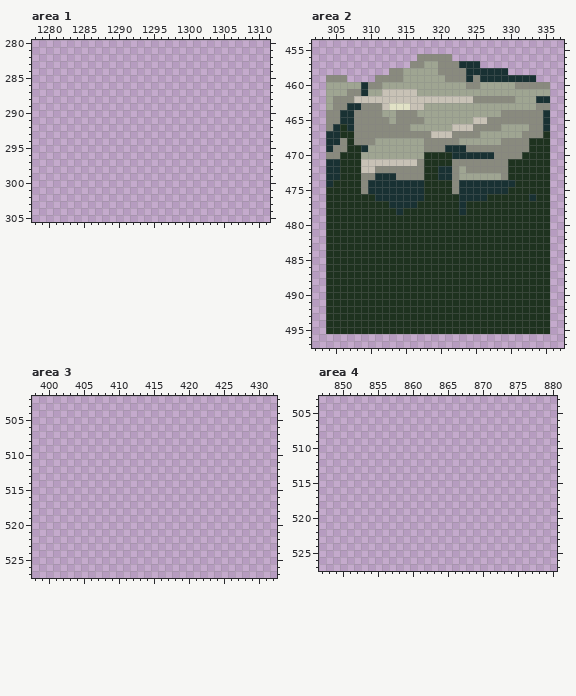
Edited in one commit: pixel-art file (Aseprite/Enviroment/Stages/Light_forest/tileset/bg_fixed.aseprite). That is the earlier state.
1951x528 pixels, 1 frame. Colours within 5 levels of each other are drawn and written as one. Shown: area 1: x 1278..1311, y 280..305; area 2: x 302..337, y 454..497; area 3: x 398..432, y 502..527; area 4: x 847..880, y 503..527. The commit also changed other parts of the picture, which this record leaves out.
The same view after the edit:
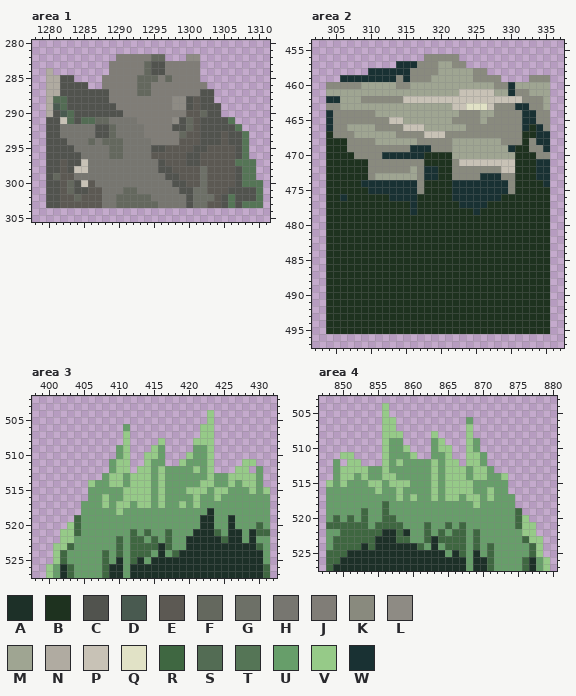
Palette (. is transparent): A #1d3028  B #1e321f  C #51534e  D #495a50  E #5c5953  F #64685e  G #6d7067  H #777670  J #807d77  K #898a7e  L #8e8b84  M #9fa592  N #b0aba1  P #c8c2b6  Q #e1e2c6  R #3f6741  S #536c54  T #557556  U #679e6a  V #96ca88  W #193133
The edit:
Changed rows in their new state; - is an unchanged pixel.
Area 1:
first column x 1280:
282 ----------JJJJJFF---LL---------
283 ---------JJJJJFCCJJJJJ---------
284 N--------JJJJJFCCJJJJJ---------
285 NNCC----JJJJJFFFJFJJJJ---------
286 NNCCCC--JJJJJFFJJJJJJJJ--------
287 NNCCCCCCCJJJJFFJJJJJJJCC-------
288 NSSCCCCCCJJJJJJJJJLLCECC-------
289 NDSCCCCCCCJJJJJJJJLLCECCC------
290 NCDSCCCCCCCJJJJJJJJJEEFCC------
291 CCPSCSSFFHHHHJJJJJLCFECCCCT----
292 CCHHHHHCCFHHHHJJJJCCFECCCCCT---
293 CCHHHHHCCFHHHHJJJJJFEECCCECCT--
294 CCCHHHFHFFFHHHHJJJJEEECCCECCT--
295 CCCCHHHHHFFHHHHCCEEEECCEEEECT--
296 CCCCCHHHHFFHHHHEEEEECCEEEEECT--
297 CCECCPHHHHHHHHHHCEEECCEEEEETTT-
298 CCECPPHHHHHHHHHHCCEEEEGEEEECTT-
299 CFEEHHHHHHHHHHHHHCCEEEGEEEECTT-
300 CCEFCPEHHHHHHHHHHHCCEEGEEEECTTT
301 CCEFCCEEHHHFFHHHHHHCCGGEEECCCCT
302 CCEEFEEEHHFFFFFHHHHHCGGGECTCCCT
303 CCEEEEEEHHFFFFFFHHHHCGGEECTCTTT
Area 2:
first column x 304:
456 -------------.----K-------------
457 ----------WWW-KKMM-K..----------
458 ------WWWWWWKKKKMMMMMKK...------
459 ..WWWWWWWW-WKKK--MMMM-KKK....KKK
460 KKKKKMMM--KK--------MM--KKWMMMMM
461 ---MMM--MMMMM------PPPPP--WKK---
462 WWMMMKKKKKK----------PPPPPPPKKKM
463 K-MMMMMMMMMMMM----PPQQQPKKKWWK-M
464 W-KK---M--MMM------KKK--K---WW-K
465 W-KK-----PPMMM----KKKKM-----WW-K
466 WKKMMMM----PPP----MMK----KKKWBWK
467 BKKKMMMMMM----P--K----KKKKKKBBWW
468 BBBK---------K----M---------BKWW
469 BBBKKKKKKKKKWWW--KMMMMMMMMWBBKKW
470 BB--KKKKWWWWWW----MMMMMMMMMB--KK
471 BB---BKKKKKKK------PPPPPPPP---WW
472 BB---BK-----M-WWBB-K-----PP---WW
473 BB---B-MMMMMM-WWBB-KKKWWW-K---WW
474 B----W-------K----W-------K----W
475 -----B-------K----W-------K-----
476 --W----BB----B----W----WW----B--
477 ---------BBB--------WWW---------
478 ----------B-W------B-W----------
Area 3:
first column x 400:
504 -----------------------V--------
505 -----------------------V--------
506 -----------U----------VV--------
507 -----------V----------VV--------
508 -----------V----V----VVV--------
509 ----------UV---VU----UUV--------
510 ----------UV--VVU---VUUV--------
511 ---------UVV--VUU--VUUUV----VV--
512 ---------UVV-VVUVUUUUVUV---VV-U-
513 --------UVVUVVVUVUUUUUUVUUVVVVU-
514 ------VUUVVUVVVUVUUUUUVVUUVUVVU-
515 ------UUUUUVVVVUVUUUVVVUVVUUUVUV
516 ------UUVUUVVVVUVUUUUVUUVUUUUUUU
517 -----UUUVUVVUVVUVUUVUVUUUUUUUUUU
518 -----UUUUUVUUUUUUUUUUUUAUUUUUUUU
519 ----RUUUUUUUUUUUUUUUUUAAUUAUUUUU
520 ---VRUUUUUUUUUUUUUUUUUAAUUAUUURU
521 --VVRUUUUUUURURUURUUUAAARUAAUARR
522 --VVUUUUUURURRURURUUAAAAARAAUAUU
523 -VVRUUUUUURURRRRARUUAAAAAAAAAARU
524 -VRUUUUURURURRRUAURAAAAAAAAAAAAU
525 -VRUUUUURUAURAUAAAAAAAAAAAAAAAAU
526 VUARUUUURAAUAAAAAAAAAAAAAAAAAAAR
527 VUARUUUURAAUAAAAAAAAAAAAAAAAAAAR
Area 4:
first column x 848:
504 --------V-----------------------
505 --------V-----------------------
506 --------VV----------U-----------
507 --------VV----------V-----------
508 --------VVV----V----V-----------
509 --------VUU----UV---VU----------
510 --------VUUV---UVV--VU----------
511 --VV----VUUUV--UUV--VVU---------
512 -U-VV---VUVUUUUVUVV-VVU---------
513 -UVVVVUUVUUUUUUVUVVVUVVU--------
514 -UVVUVUUVVUUUUUVUVVVUVVUUV------
515 VUVUUUVVUVVVUUUVUVVVVUUUUU------
516 UUUUUUUVUUVUUUUVUVVVVUUVUU------
517 UUUUUUUUUUVUVUUVUVVUVVUVUUU-----
518 UUUUUUUURUUUUUUUUUUUUVUUUUU-----
519 UUUUURUURUUUUUUUUUUUUUUUUUUR----
520 URURURUURRUUUUUUUUUUUUUUUUURV---
521 RRRRRRURRRRUUURUURURUUUUUUURVV--
522 UURRRRRRAARAUURURURRURUUUUUUVV--
523 URRRRRRAAARRUURARRRRURUUUUUURVV-
524 URRRRARAAAAAARUAURRRURURUUUUURV-
525 RRRAAAAAAAAAAAAAAUARUAURUUUUURV-
526 RRAAAAAAAAAAAAAAAAAAUAARUUUURAUV
527 RAAAAAAAAAAAAAAAAAAAUAARUUUURAUV
Where, in picture pixels (left, top, right, bottom), the same in both pictures:
added: (46, 54, 263, 208)
changed: (326, 54, 550, 215)
added: (46, 410, 270, 578)
added: (326, 403, 550, 571)
